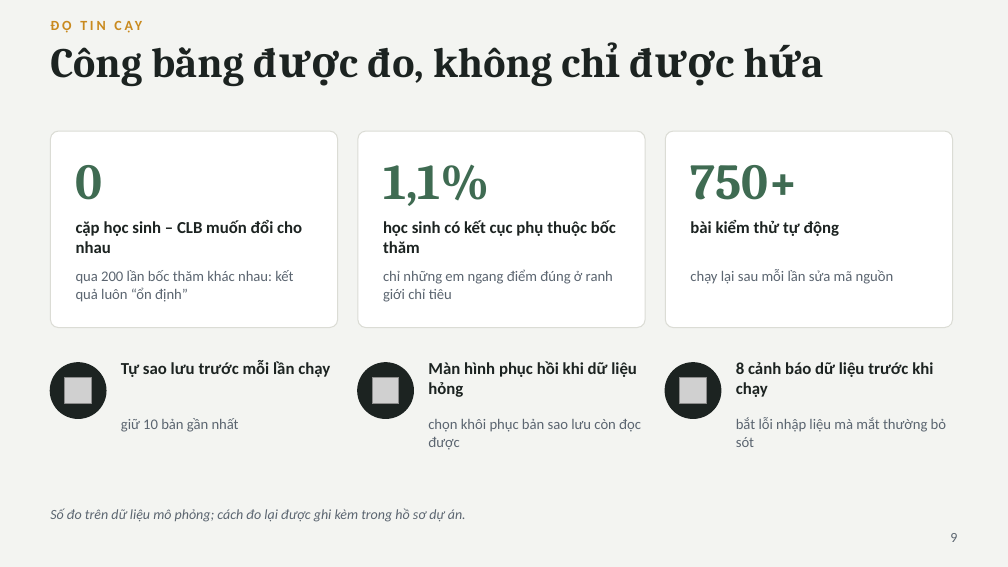
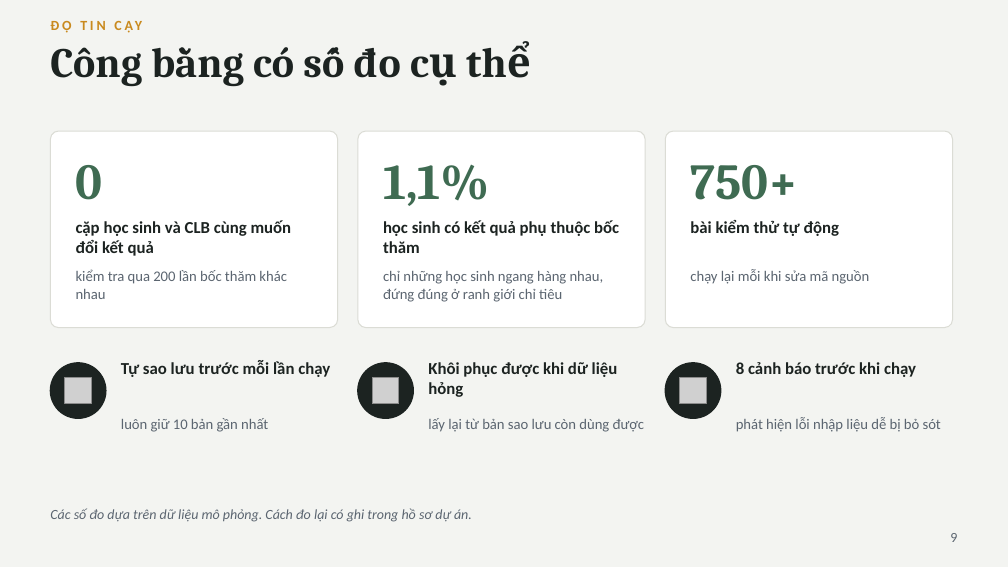
Before and after one commit to nguyenphanvantruong6969-arch/rbda-kiosk, a slide deck: slide 9 of TRINH_BAY_BAN_GIAM_HIEU.pptx. Drawn at 1008x567 pixels with LibreOffice and Linux fonts; fonts in the diff are those of the drawing; grey boxes stand for pictures. Boxes give left, top, right and bottom in pixels: in the first picture for what was removed or moved away, otherwise in the second. Text is boxed around its words. In the diff, an @@ line names an element or a change of style, - is before the commit and + after.

```diff
--- a/TRINH_BAY_BAN_GIAM_HIEU.pptx
+++ b/TRINH_BAY_BAN_GIAM_HIEU.pptx
@@ text at [50,47,401,87]: text changed @@
-Công bằng được đo, không chỉ được hứa
+Công bằng có số đo cụ thể
@@ text at [76,220,292,256]: text changed @@
-cặp học sinh – CLB muốn đổi cho nhau
+cặp học sinh và CLB cùng muốn đổi kết quả
@@ text at [383,220,619,253]: text changed @@
-học sinh có kết cục phụ thuộc bốc thăm
+học sinh có kết quả phụ thuộc bốc thăm
@@ text at [76,269,287,299]: text changed @@
-qua 200 lần bốc thăm khác nhau: kết quả luôn “ổn định”
+kiểm tra qua 200 lần bốc thăm khác nhau
@@ text at [690,269,870,284]: text changed @@
-chạy lại sau mỗi lần sửa mã nguồn
+chạy lại mỗi khi sửa mã nguồn
@@ text at [383,271,604,302]: text changed @@
-chỉ những em ngang điểm đúng ở ranh giới chỉ tiêu
+chỉ những học sinh ngang hàng nhau, đứng đúng ở ranh giới chỉ tiêu
@@ text at [428,362,618,397]: text changed @@
-Màn hình phục hồi khi dữ liệu hỏng
+Khôi phục được khi dữ liệu hỏng
@@ text at [736,362,916,377]: text changed @@
-8 cảnh báo dữ liệu trước khi chạy
+8 cảnh báo trước khi chạy
@@ text at [121,418,268,432]: text changed @@
-giữ 10 bản gần nhất
+luôn giữ 10 bản gần nhất
@@ text at [428,418,645,432]: text changed @@
-chọn khôi phục bản sao lưu còn đọc được
+lấy lại từ bản sao lưu còn dùng được
@@ text at [736,417,941,432]: text changed @@
-bắt lỗi nhập liệu mà mắt thường bỏ sót
+phát hiện lỗi nhập liệu dễ bị bỏ sót
@@ text at [50,508,472,522]: text changed @@
-Số đo trên dữ liệu mô phỏng; cách đo lại được ghi kèm trong hồ sơ dự án.
+Các số đo dựa trên dữ liệu mô phỏng. Cách đo lại có ghi trong hồ sơ dự án.
```
Also in this commit, not shown: 10 other slides changed.
